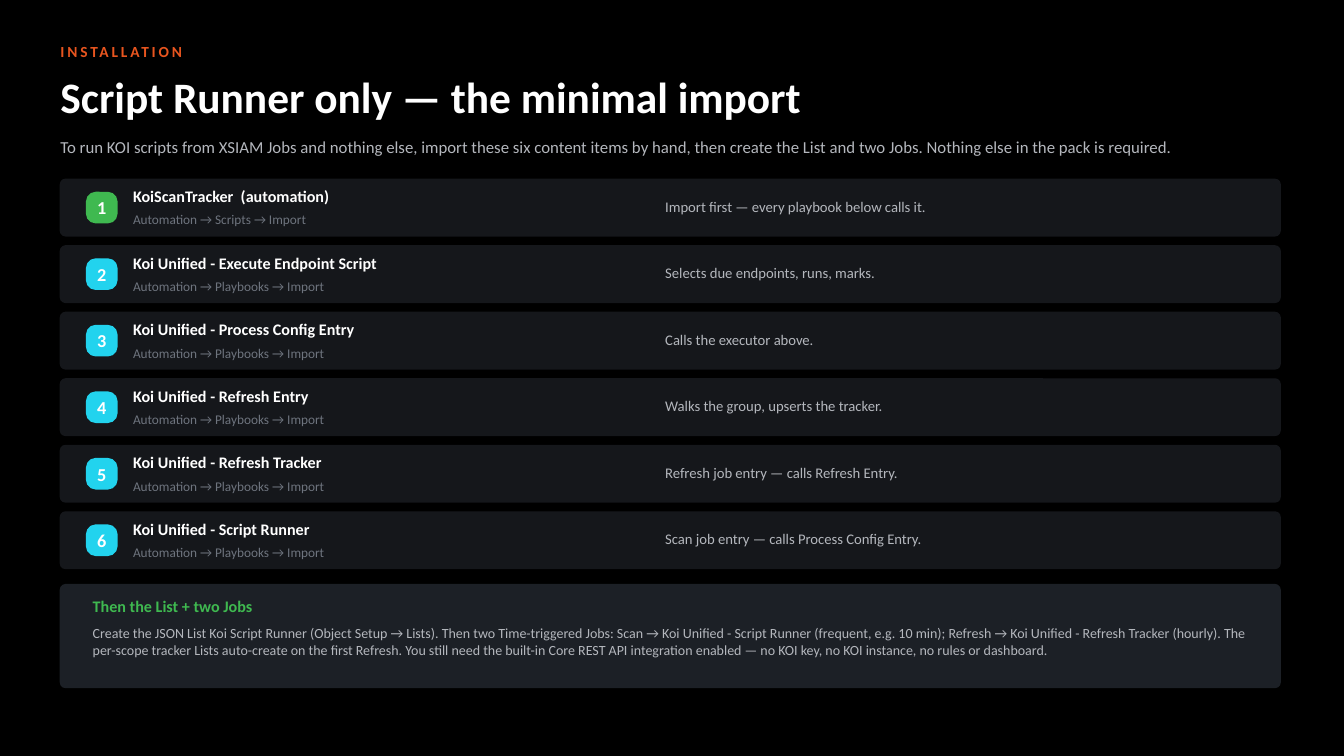
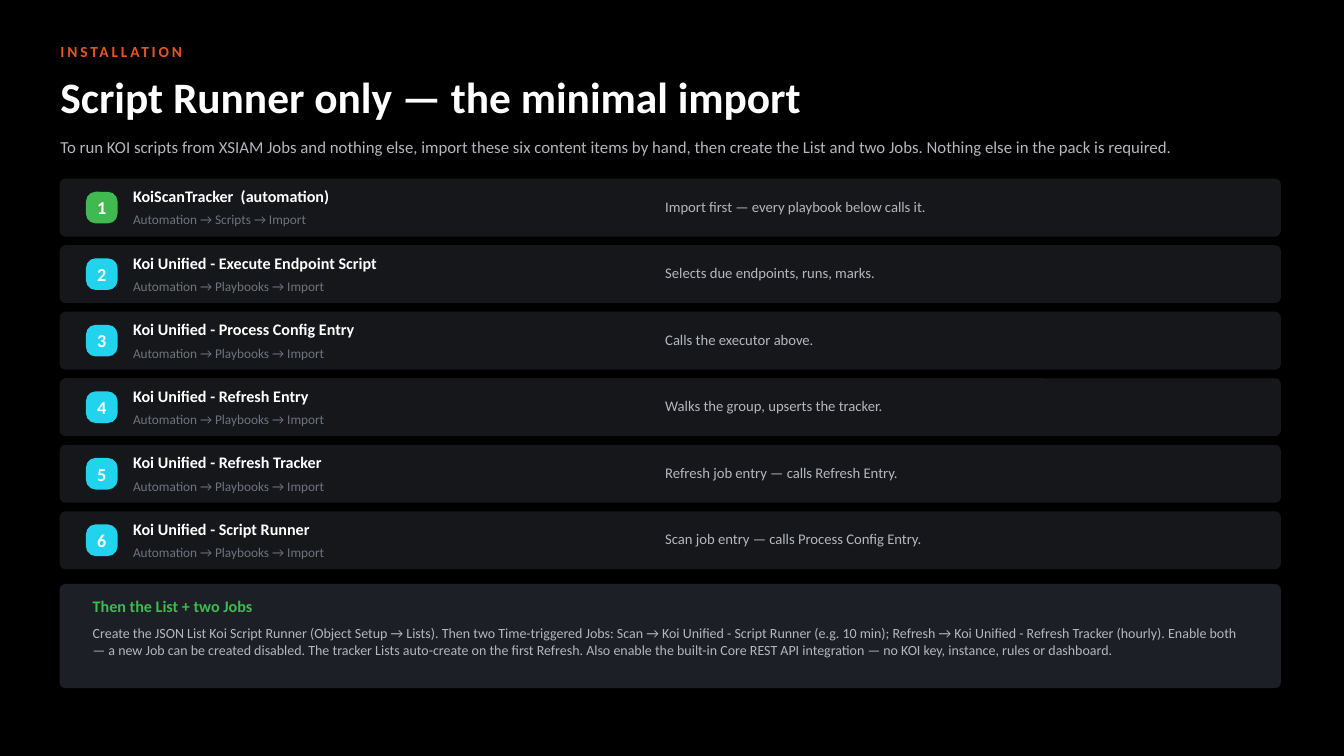
Before and after one commit to ayman-m/koi-xsiam-pack, a slide deck: slide 5 of docs/KOI_Content_Pack_Test_Guide.pptx. Drawn at 1344x756 pixels with LibreOffice and Linux fonts; fonts in the diff are those of the drawing. Boxes give left, top, right and bottom in pixels: in the first picture for what was removed or moved away, otherwise in the second. Text is boxed around its words. In the diff, an @@ line names an element or a change of style, - is before the commit and + after.

```diff
--- a/docs/KOI_Content_Pack_Test_Guide.pptx
+++ b/docs/KOI_Content_Pack_Test_Guide.pptx
@@ text at (93,628,1237,658): text changed @@
-Create the JSON List Koi Script Runner (Object Setup → Lists). Then two Time-triggered Jobs: Scan → Koi Unified - Script Runner (frequent, e.g. 10 min); Refresh → Koi Unified - Refresh Tracker (hourly). The per-scope tracker Lists auto-create on the first Refresh. You still need the built-in Core REST API integration enabled — no KOI key, no KOI instance, no rules or dashboard.
+Create the JSON List Koi Script Runner (Object Setup → Lists). Then two Time-triggered Jobs: Scan → Koi Unified - Script Runner (e.g. 10 min); Refresh → Koi Unified - Refresh Tracker (hourly). Enable both — a new Job can be created disabled. The tracker Lists auto-create on the first Refresh. Also enable the built-in Core REST API integration — no KOI key, instance, rules or dashboard.
```
Also in this commit, not shown: 1 other slide changed, 7 other files.
